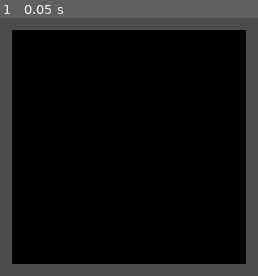
Above: before the commit, frame 1.
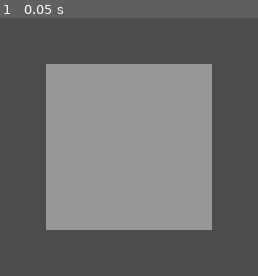
Above: after the commit, the same moment.

Repository: Matthew-Burkard/selections-gd
Game: Godot game, scene res://demos/Main.tscn
Same seed, same stepped clock (60 frames per second), same inputs: the game is played once before the commit and once after it.
Inputs:
- Up to frame 1 (0.05 s): no input

The runs differ from the first frame. In frame 1, 82% of the frame differs, in the area x 4-96%, y 4-96%.
Error after the commit: Parse Error: Could not preload resource file "res://demos/shaders/selected_material.tres". (res://demos/SelectableBox.gd:3)

Commit message:
feat: add material change in demo

Diff:
--- a/demos/Main.tscn
+++ b/demos/Main.tscn
@@ -6,7 +6,10 @@
 [node name="Node3D" type="Node3D"]
 
 [node name="Camera3D" type="Camera3D" parent="."]
-transform = Transform3D(1, 0, 0, 0, 1, 0, 0, 0, 1, 0, 0, 3)
+transform = Transform3D(1, 0, 0, 0, 1, 0, 0, 0, 1, 0, 0, 4)
+
+[node name="DirectionalLight3D" type="DirectionalLight3D" parent="."]
+transform = Transform3D(1, 0, 0, 0, 1, 0, 0, 0, 1, -2.8051, 1.82998, 3.75794)
 
 [node name="SelectionManager" type="Node3D" parent="."]
 script = ExtResource( "1_6s8yn" )
--- a/demos/SelectableBox.gd
+++ b/demos/SelectableBox.gd
@@ -1,11 +1,16 @@
 extends StaticBody3D
+
+var select_shader = preload("res://demos/shaders/selected_material.tres")
+var normal_shader = preload("res://demos/shaders/normal_material.tres")
 
 
 func on_select() -> void:
+	$BoxMesh.set_material_override(select_shader)
 	print("box selected")
 
 
 func on_deselect() -> void:
+	$BoxMesh.set_material_override(normal_shader)
 	print("box deselected")
 
 
--- a/demos/SelectableBox.tscn
+++ b/demos/SelectableBox.tscn
@@ -1,6 +1,7 @@
-[gd_scene load_steps=4 format=3 uid="uid://bg7q0ep4lsqmh"]
+[gd_scene load_steps=5 format=3 uid="uid://bg7q0ep4lsqmh"]
 
 [ext_resource type="Script" path="res://demos/SelectableBox.gd" id="1_nukja"]
+[ext_resource type="Material" uid="uid://bmi5j20ug05po" path="res://demos/shaders/normal_material.tres" id="2_k6m1h"]
 
 [sub_resource type="BoxMesh" id="BoxMesh_iri8k"]
 
@@ -9,8 +10,9 @@
 [node name="SelectableBox" type="StaticBody3D"]
 script = ExtResource( "1_nukja" )
 
-[node name="MeshInstance3D" type="MeshInstance3D" parent="."]
+[node name="BoxMesh" type="MeshInstance3D" parent="."]
 mesh = SubResource( "BoxMesh_iri8k" )
+surface_material_override/0 = ExtResource( "2_k6m1h" )
 
 [node name="CollisionShape3D" type="CollisionShape3D" parent="."]
 shape = SubResource( "BoxShape3D_affhc" )
--- /dev/null
+++ b/demos/shaders/normal_material.gdshader
@@ -0,0 +1,5 @@
+shader_type spatial;
+
+void fragment() {
+	// Place fragment code here.
+}
--- /dev/null
+++ b/demos/shaders/normal_material.tres
@@ -0,0 +1,26 @@
+[gd_resource type="ShaderMaterial" load_steps=4 format=3 uid="uid://bmi5j20ug05po"]
+
+[ext_resource type="Shader" path="res://demos/shaders/normal_material.gdshader" id="1_q64jy"]
+
+[sub_resource type="ORMMaterial3D" id="ORMMaterial3D_vrjd1"]
+transparency = 1
+albedo_color = Color(0.364706, 0.560784, 1, 1)
+
+[sub_resource type="VisualScript" id="VisualScript_3s022"]
+data = {
+"base_type": &"ShaderMaterial",
+"data_connections": [],
+"functions": [],
+"is_tool_script": false,
+"nodes": [],
+"scroll": Vector2(-89.5702, -191.049),
+"sequence_connections": [],
+"signals": [],
+"variables": []
+}
+
+[resource]
+render_priority = 0
+next_pass = SubResource( "ORMMaterial3D_vrjd1" )
+shader = ExtResource( "1_q64jy" )
+script = SubResource( "VisualScript_3s022" )
--- /dev/null
+++ b/demos/shaders/selected_material.gdshader
@@ -0,0 +1,5 @@
+shader_type spatial;
+
+void fragment() {
+	// Place fragment code here.
+}
--- /dev/null
+++ b/demos/shaders/selected_material.tres
@@ -0,0 +1,26 @@
+[gd_resource type="ShaderMaterial" load_steps=4 format=3 uid="uid://bmi5j20ug05po"]
+
+[ext_resource type="Shader" path="res://demos/shaders/selected_material.gdshader" id="1_2pi3u"]
+
+[sub_resource type="ORMMaterial3D" id="ORMMaterial3D_vrjd1"]
+transparency = 1
+albedo_color = Color(0.556863, 1, 0.482353, 1)
+
+[sub_resource type="VisualScript" id="VisualScript_3s022"]
+data = {
+"base_type": &"ShaderMaterial",
+"data_connections": [],
+"functions": [],
+"is_tool_script": false,
+"nodes": [],
+"scroll": Vector2(-89.5702, -191.049),
+"sequence_connections": [],
+"signals": [],
+"variables": []
+}
+
+[resource]
+render_priority = 0
+next_pass = SubResource( "ORMMaterial3D_vrjd1" )
+shader = ExtResource( "1_2pi3u" )
+script = SubResource( "VisualScript_3s022" )
Not shown, changed: addons/selections/plugin.cfg
